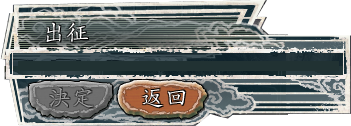
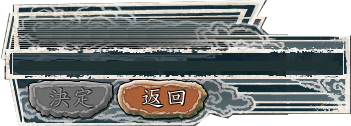
Before/after of a 351px x 126px layered artwork. What changed in the layer stack:
painted on "图层 4" over [35, 21, 148, 45]
